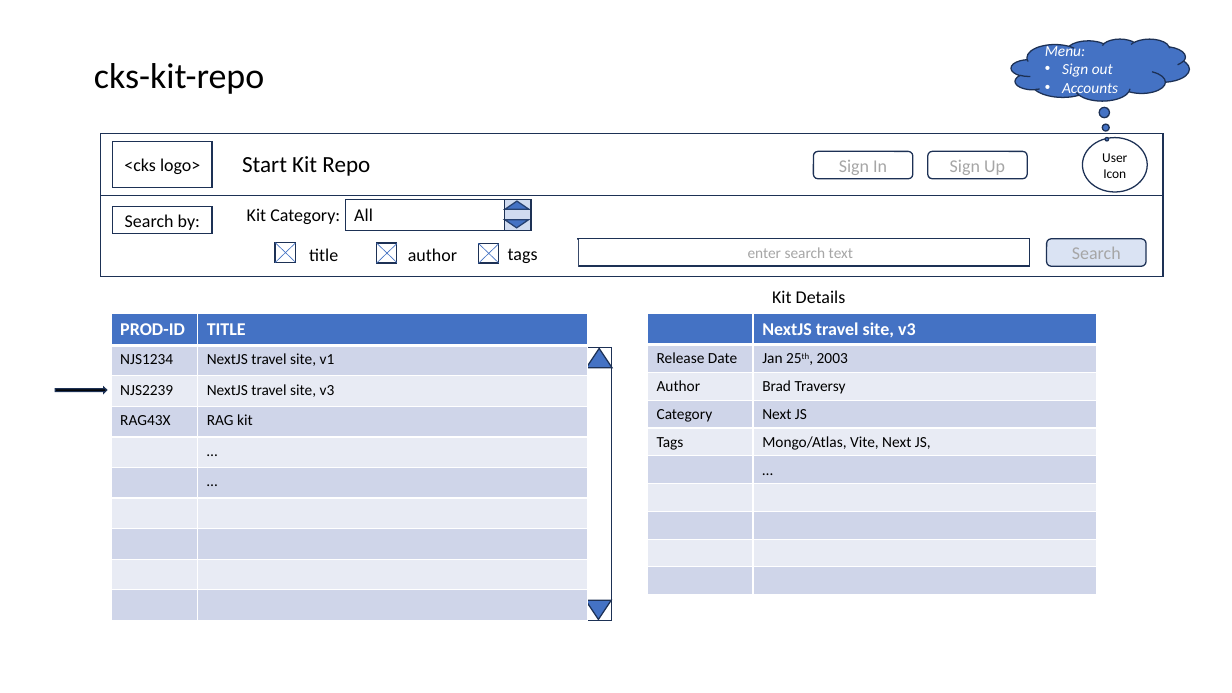
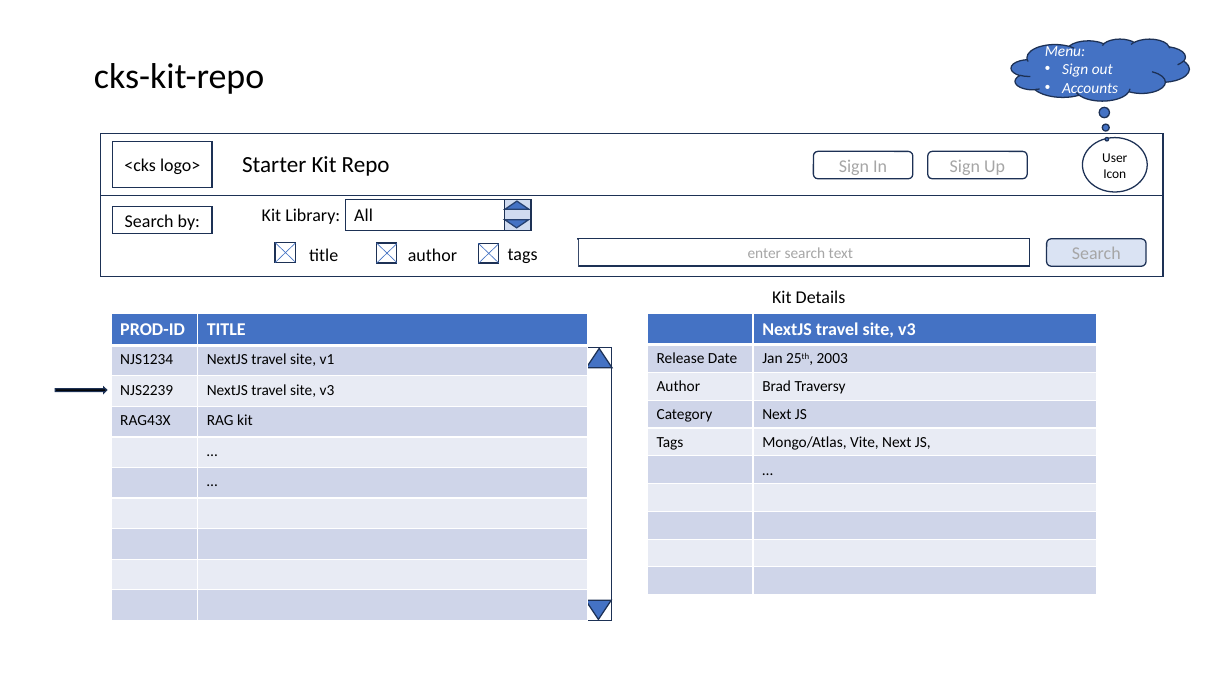
Before and after one commit to CodeKickstart/cks, a slide deck: slide 14 of _docs/CodeKickStart.pptx. Drawn at 1232x693 pixels with LibreOffice and Linux fonts; fonts in the diff are those of the drawing. Boxes give left, top, right and bottom in pixels: in the first picture for what was removed or moved away, otherwise in the second. Text is boxed around its words. In the diff, an @@ line names an element or a change of style, - is before the commit and + after.

```diff
--- a/_docs/CodeKickStart.pptx
+++ b/_docs/CodeKickStart.pptx
@@ text at (242, 156, 390, 176): text changed @@
-Start Kit Repo
+Starter Kit Repo
@@ text at (262, 208, 340, 224): text changed @@
-Kit Category:
+Kit Library:
```
